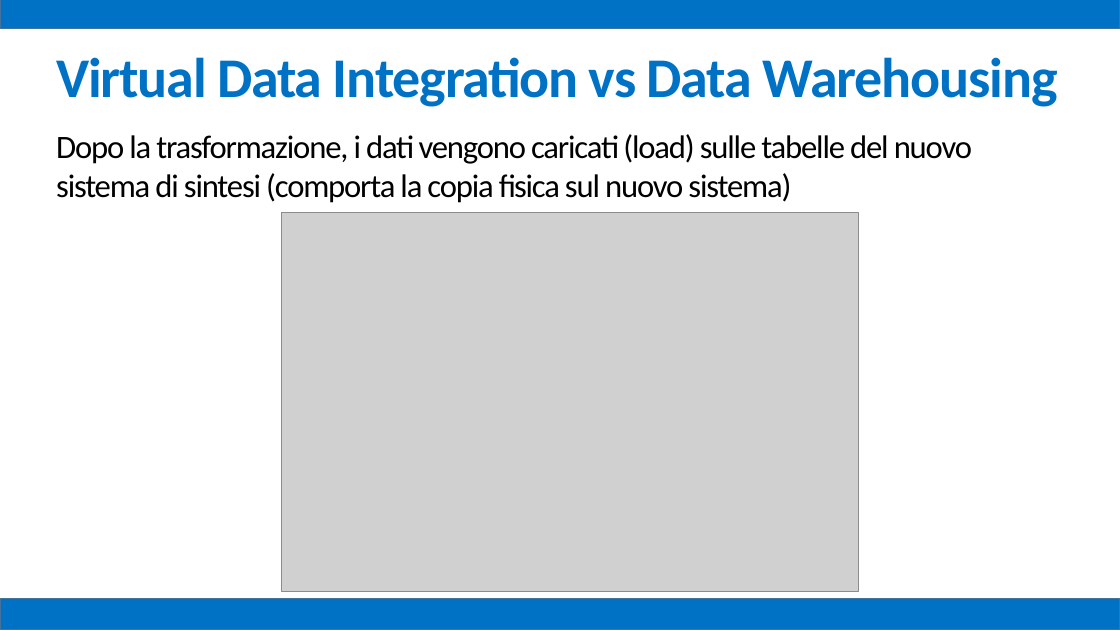
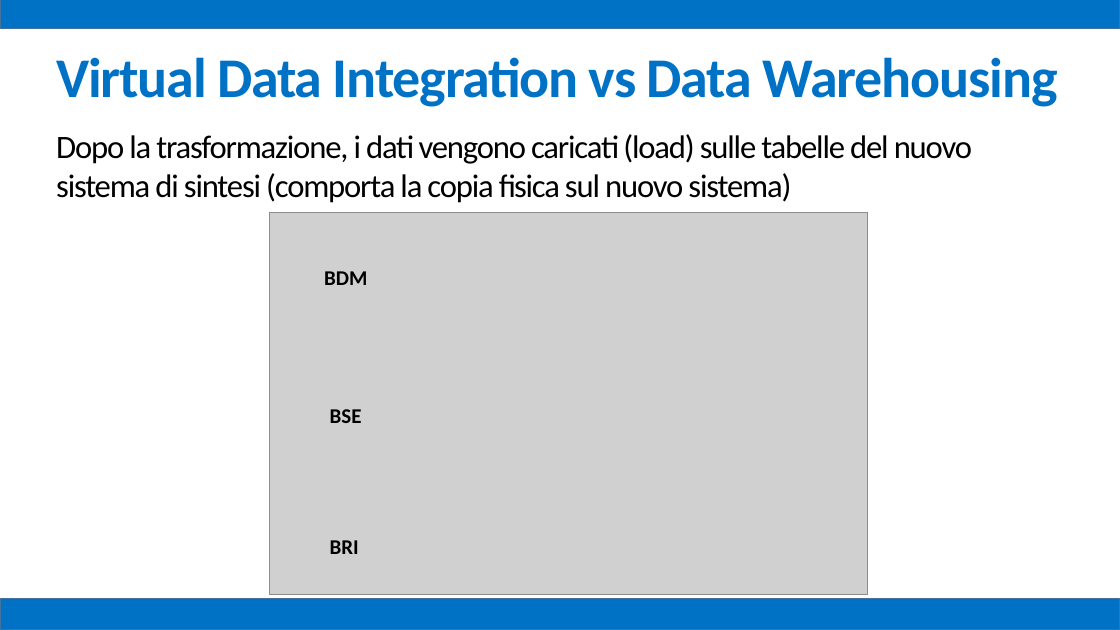
Before and after one commit to mz1991/ProgettoFebbraio2015, a slide deck: slide 68 of Febbraio 2015.pptx. Drawn at 1120x630 pixels with LibreOffice and Linux fonts; fonts in the diff are those of the drawing; grey boxes stand for pictures. Boxes give left, top, right and bottom in pixels: in the first picture for what was removed or moved away, otherwise in the second. Text is boxed around its words. In the diff, an @@ line names an element or a change of style, - is before the commit and + after.

```diff
--- a/Febbraio 2015.pptx
+++ b/Febbraio 2015.pptx
@@ picture: place and size @@
-picture at (281, 213, 859, 592)
+picture at (270, 212, 868, 594)
@@ text added at (324, 271, 367, 285), 18 pt, text #000000, bold @@
+BDM
@@ text added at (330, 409, 362, 423), 18 pt, text #000000, bold @@
+BSE
@@ text added at (330, 540, 359, 554), 18 pt, text #000000, bold @@
+BRI
```
Also in this commit, not shown: 1 other slide changed.
